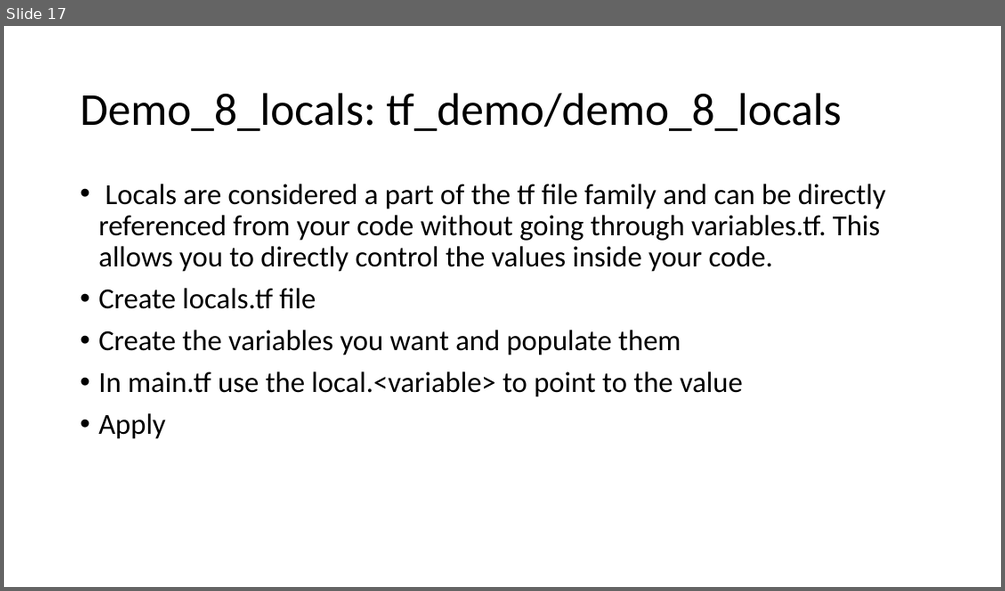
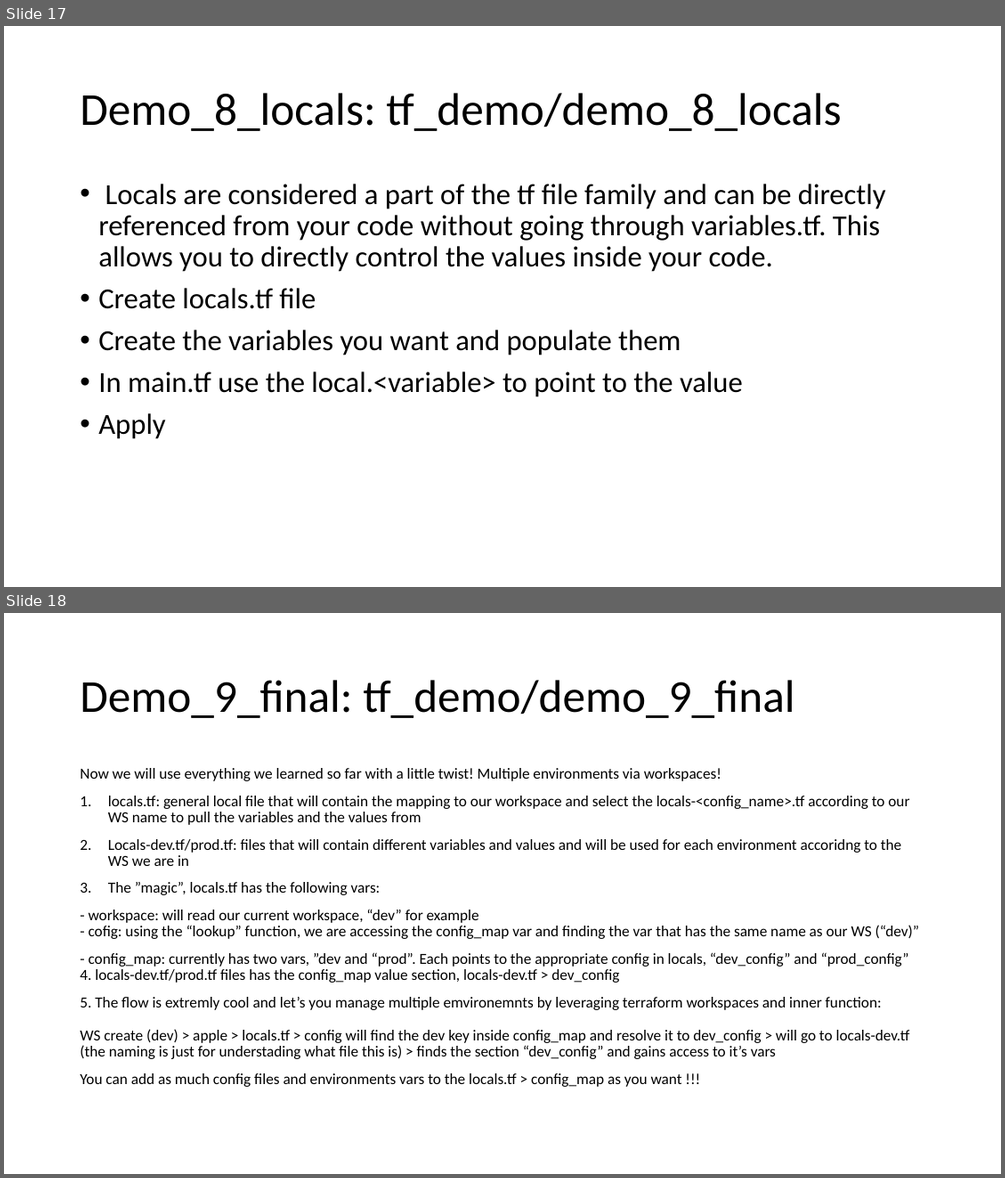
Before and after one commit to JohnMops/tf-demo, a slide deck: tf-demo-presentation.pptx. Shown one above the other, each under a label of ours: slide 17 before the commit, slides 17 and 18 after it. The pictures are 1005x591 and 1005x1178 pixels, drawn with LibreOffice and Linux fonts; fonts in the diff are those of the drawing. Boxes give left, top, right and bottom in pixels: in the first picture for what was removed or moved away, otherwise in the second. Text is boxed around its words. In the diff, an @@ line names an element or a change of style, - is before the commit and + after.

```diff
--- a/tf-demo-presentation.pptx
+++ b/tf-demo-presentation.pptx
@@ slide 18 added at <box>4,613,1001,1174</box>, background #FFFFFF @@
@@ title added at <box>80,680,794,718</box>, 44 pt, text #000000 @@
+Demo_9_final: tf_demo/demo_9_final
@@ text added at <box>80,768,919,1086</box>, 14.8 pt, text #000000 @@
+Now we will use everything we learned so far with a little twist! Multiple environments via workspaces!
+1. locals.tf: general local file that will contain the mapping to our workspace and select the locals-<config_name>.tf according to our WS name to pull the variables and the values from
+2. Locals-dev.tf/prod.tf: files that will contain different variables and values and will be used for each environment accoridng to the WS we are in
+3. The ”magic”, locals.tf has the following vars:
+- workspace: will read our current workspace, “dev” for example
+- cofig: using the “lookup” function, we are accessing the config_map var and finding the var that has the same name as our WS (“dev)”
+- config_map: currently has two vars, ”dev and “prod”. Each points to the appropriate config in locals, “dev_config” and “prod_config”
+4. locals-dev.tf/prod.tf files has the config_map value section, locals-dev.tf > dev_config
+5. The flow is extremly cool and let’s you manage multiple emvironemnts by leveraging terraform workspaces and inner function:
+WS create (dev) > apple > locals.tf > config will find the dev key inside config_map and resolve it to dev_config > will go to locals-dev.tf (the naming is just for understading what file this is) > finds the section “dev_config” and gains access to it’s vars
+You can add as much config files and environments vars to the locals.tf > config_map as you want !!!
```
Also in this commit, not shown: 4 other slides added.
